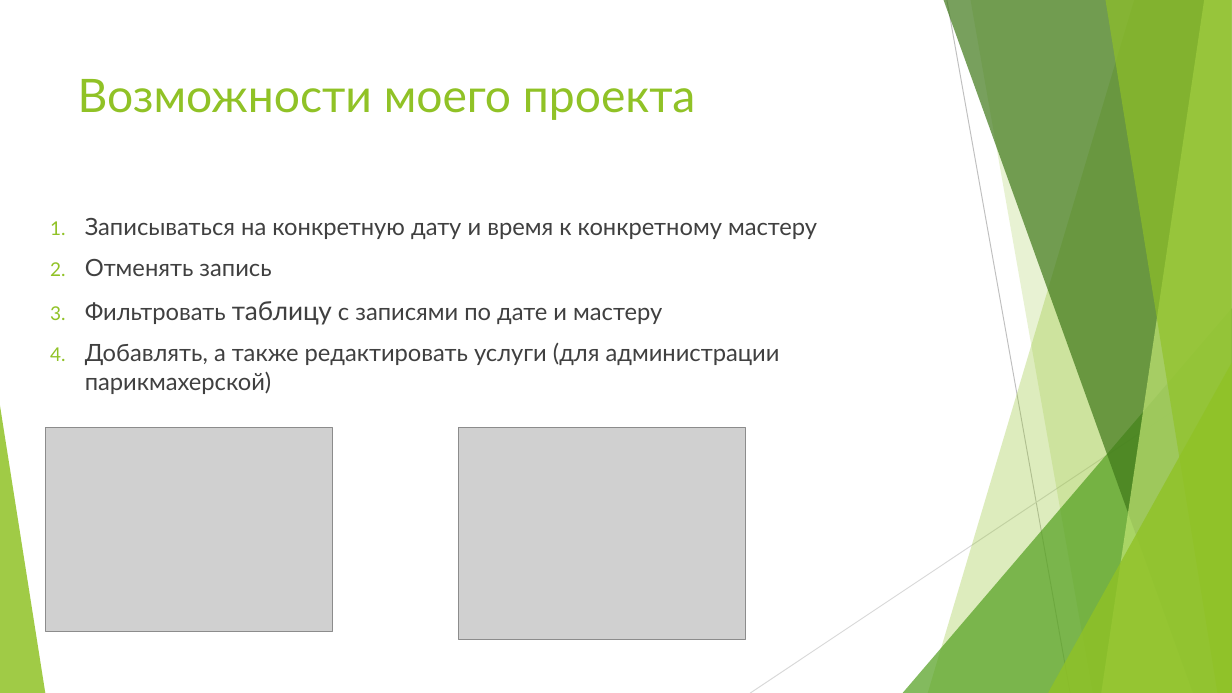
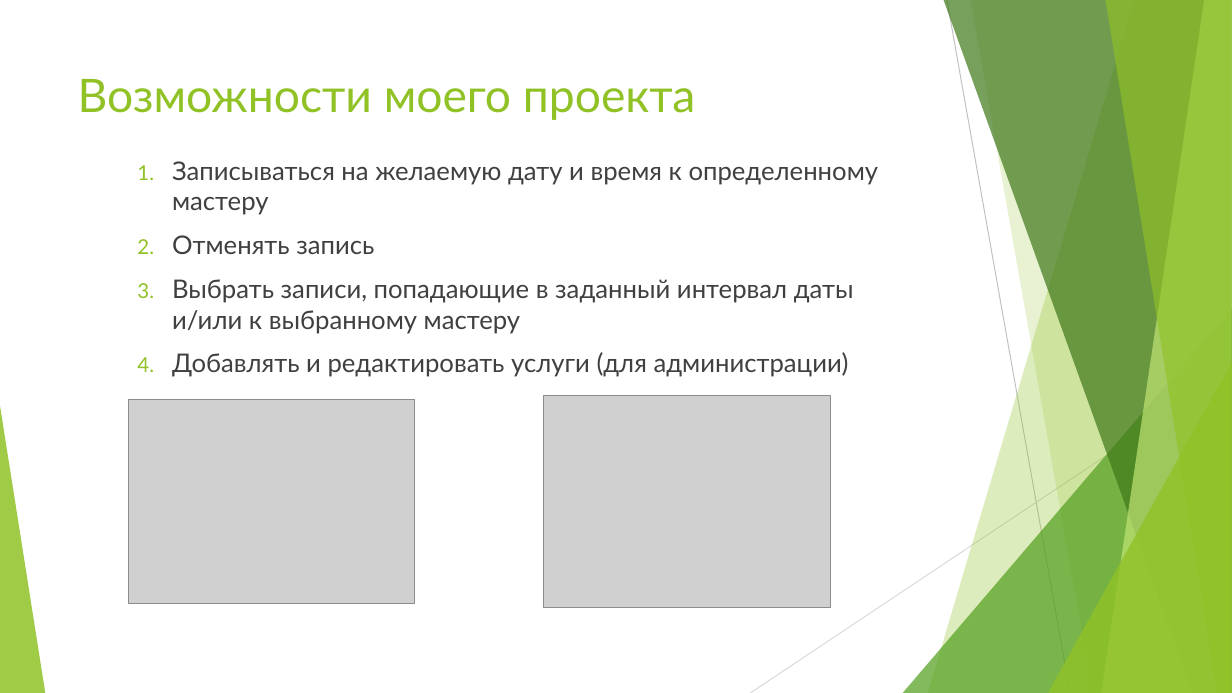
Before and after one commit to SergeEvdokimov/QT_barbershop, a slide deck: slide 6 of Barbershop.pptx. Drawn at 1232x693 pixels with LibreOffice and Linux fonts; fonts in the diff are those of the drawing; grey boxes stand for pictures. Boxes give left, top, right and bottom in pixels: in the first picture for what was removed or moved away, otherwise in the second. Text is boxed around its words. In the diff, an @@ line names an element or a change of style, - is before the commit and + after.

```diff
--- a/Barbershop.pptx
+++ b/Barbershop.pptx
@@ text "Записываться на желаемую дату и ...": place and size @@
-text "Записываться на желаемую дату и ..." at bbox=[85, 218, 817, 394]
+text "Записываться на желаемую дату и ..." at bbox=[172, 161, 879, 377]
@@ text at bbox=[172, 161, 879, 215]: text changed; size 18.5 to 20 pt @@
-1. Записываться на конкретную дату и время к конкретному мастеру
+1. Записываться на желаемую дату и время к определенному мастеру
@@ text at bbox=[172, 235, 374, 254]: size 18.5 to 20 pt in "Отменять запись" @@
@@ text at bbox=[172, 279, 854, 377]: text changed; size 18.5 to 20 pt @@
-3. Фильтровать таблицу с записями по дате и мастеру
-4. Добавлять, а также редактировать услуги (для администрации парикмахерской)
+3. Выбрать записи, попадающие в заданный интервал даты
+   и/или к выбранному мастеру
+4. Добавлять и редактировать услуги (для администрации)
@@ picture: place and size @@
-picture at bbox=[46, 427, 333, 631]
+picture at bbox=[128, 399, 415, 604]
@@ picture: place and size @@
-picture at bbox=[458, 427, 745, 639]
+picture at bbox=[543, 396, 830, 607]
```
Also in this commit, not shown: 5 other slides changed.
